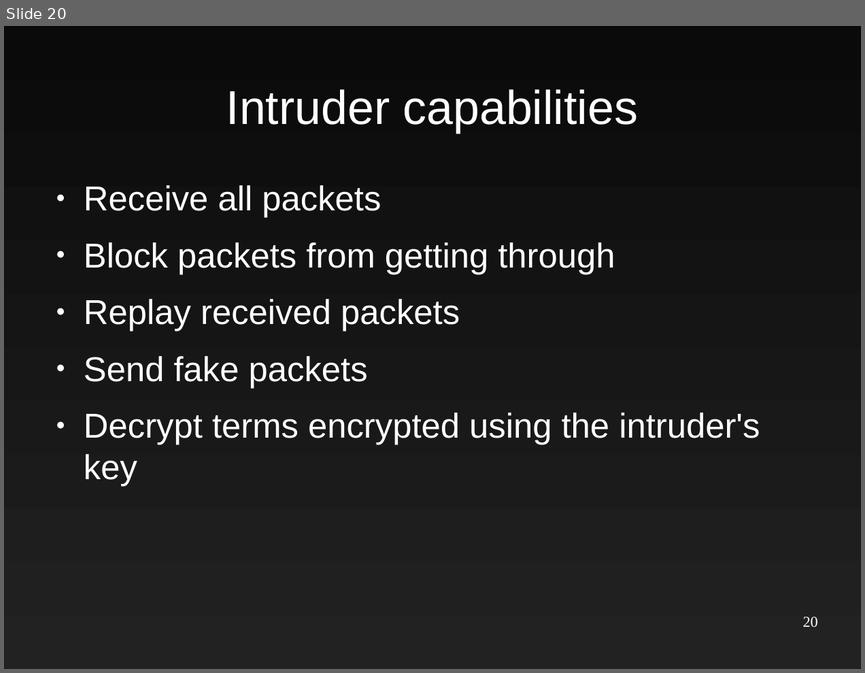
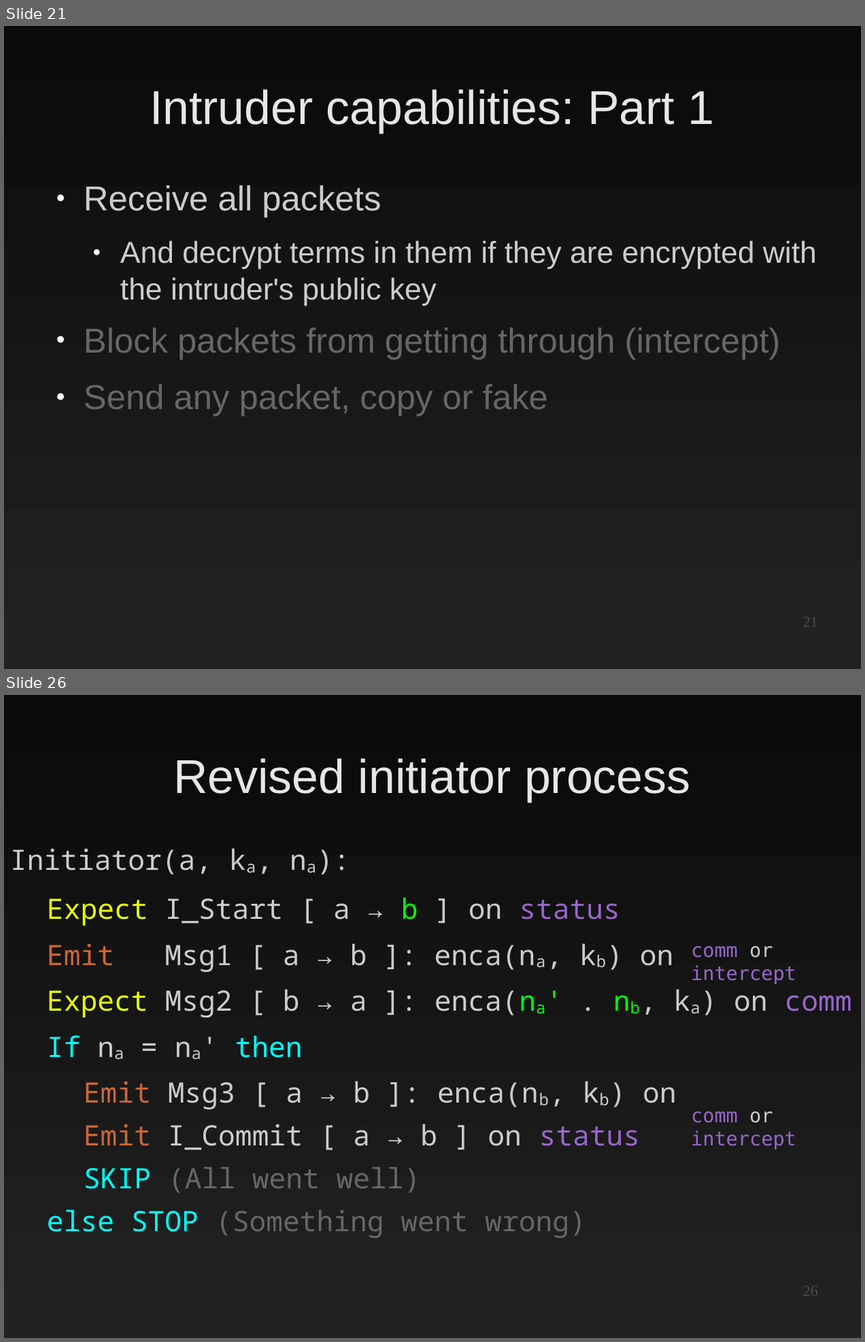
Before and after one commit to EtiennePerot/cs525p, a slide deck: Presentation.odp. Shown one above the other, each under a label of ours: slide 20 before the commit, slides 21 and 26 after it; the slides between them are not shown. The pictures are 865x673 and 865x1342 pixels, drawn with LibreOffice and Linux fonts; fonts in the diff are those of the drawing. Boxes give left, top, right and bottom in pixels: in the first picture for what was removed or moved away, otherwise in the second. Text is boxed around its words. In the diff, an @@ line names an element or a change of style, - is before the commit and + after.

```diff
--- a/Presentation.odp
+++ b/Presentation.odp
@@ slide 26 added at <box>4,695,861,1338</box>, background gradient #0A0A0A to #222222 @@
@@ title added at <box>173,758,690,802</box>, 44 pt, text #E6E6E6 @@
+Revised initiator process
@@ text added at <box>10,848,852,1238</box>, 26 pt, text #CCCCCC @@
+Initiator(a, ka, na):
+  Expect I_Start [ a → b ] on status
+  Emit Msg1 [ a → b ]: enca(na, kb) on
+  Expect Msg2 [ b → a ]: enca(na' . nb, ka) on comm
+  If na = na' then
+    Emit Msg3 [ a → b ]: enca(nb, kb) on
+    Emit I_Commit [ a → b ] on status
+    SKIP (All went well)
+  else STOP (Something went wrong)
@@ text added at <box>691,946,796,984</box>, 18 pt, text #9966CC @@
+comm or
+intercept
@@ text added at <box>691,1111,796,1149</box>, 18 pt, text #9966CC @@
+comm or
+intercept
@@ page number added at <box>803,1286,818,1295</box>, 14 pt, text #4C4C4C @@
+26
@@ what was slide 20 is now slide 21 @@
@@ slide 21 changed as well @@
@@ title at <box>150,89,714,133</box>: text changed; text colour #FFFFFF to #E6E6E6 @@
-Intruder capabilities
+Intruder capabilities: Part 1
@@ text at <box>84,185,381,218</box>: text colour #FFFFFF to #CCCCCC in "Receive all packets" @@
@@ text at <box>84,241,817,416</box>: text changed; size 32 to 28 pt; text colour #FFFFFF to #CCCCCC @@
-● Block packets from getting through
-● Replay received packets
-● Send fake packets
-● Decrypt terms encrypted using the intruder's key
+  ● And decrypt terms in them if they are encrypted with the intruder's public key
+● Block packets from getting through (intercept)
+● Send any packet, copy or fake
@@ page number at <box>803,617,818,626</box>: text changed; text colour #FFFFFF to #4C4C4C @@
-20
+21
```
Also in this commit, not shown: 19 other slides changed, 9 other slides added.
